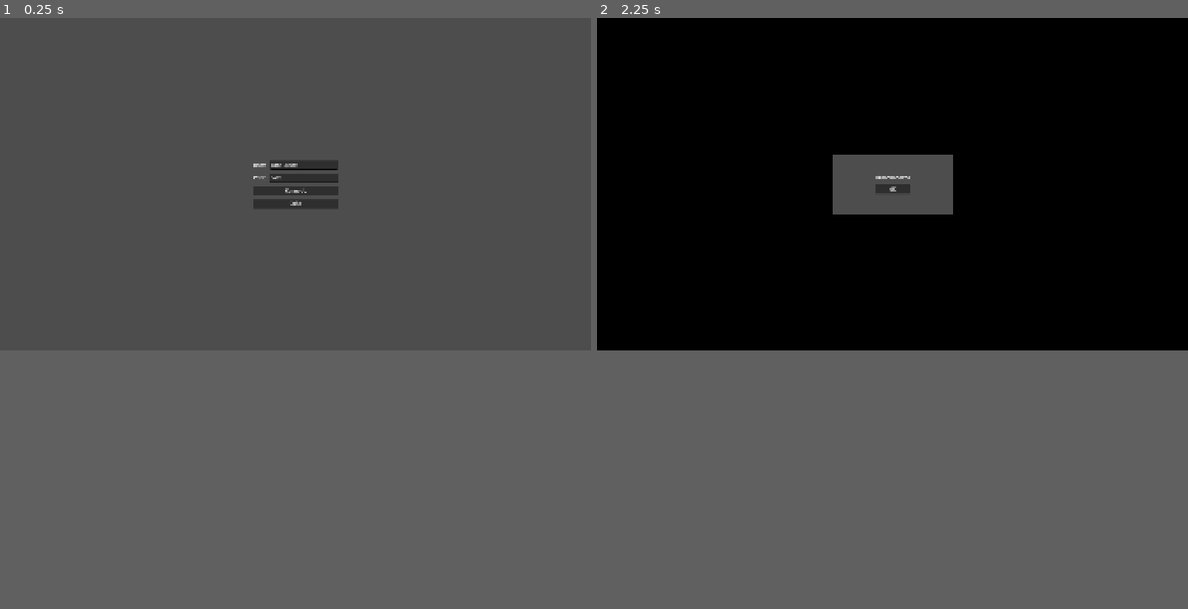
Above: before the commit, frames 1-2 (left to right).
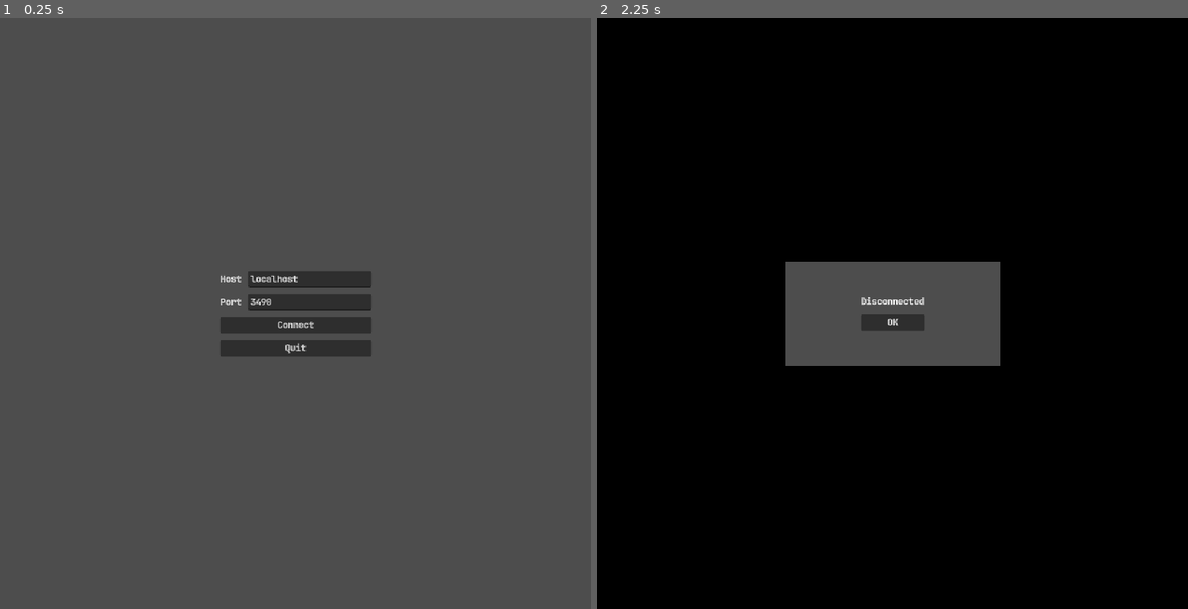
Above: after the commit, the same moments.

Repository: Draradech/NewtonWars3D
Game: Godot game, scene res://main_menu.tscn
Two runs of this game, one before a commit and one after it. Both use one fixed random seed, a clock stepped at 60 frames per second and the inputs below.
Inputs:
- Up to frame 1 (0.25 s): no input
- Up to frame 2 (2.25 s): click "Connect" at 0.5 s; click "OK" at 1.25 s; click "Connect" at 2 s
In our replay, the window is 800x450 before the commit and 800x800 after it. These sizes can differ from the game's own. Grey fills any space a smaller window leaves; there, only what the larger window draws over its background counts as a difference.

The runs differ from the first frame. In frame 1, 3.3% of the frame differs, in the area x 37-63%, y 24-58%; in frame 2, 8.5%, in the area x 31-69%, y 23-59%.

Commit message:
more appropriate UI scaling on less wide screens

Diff:
--- a/client/project.godot
+++ b/client/project.godot
@@ -24,9 +24,11 @@
 
 [display]
 
-window/size/viewport_width=1920
+window/size/viewport_width=1080
 window/size/viewport_height=1080
 window/size/mode=4
+window/size/window_width_override=1280
+window/size/window_height_override=720
 window/stretch/mode="canvas_items"
 window/stretch/aspect="expand"
 
--- a/client/space.gd
+++ b/client/space.gd
@@ -61,3 +61,6 @@
 
 func input_blocked() -> bool:
 	return $MenuContainer.visible or $DisconnectMessage.visible
+
+func _on_spin_box_value_changed(value: float) -> void:
+	get_tree().root.content_scale_factor = value
--- a/client/space.tscn
+++ b/client/space.tscn
@@ -116,7 +116,7 @@
 offset_left = -195.0
 offset_top = -95.0
 offset_right = 195.0
-offset_bottom = 95.0
+offset_bottom = 138.0
 grow_horizontal = 2
 grow_vertical = 2
 theme_override_styles/panel = SubResource("StyleBoxFlat_w5eul")
@@ -161,6 +161,17 @@
 min_value = 1.0
 max_value = 20.0
 value = 2.0
+
+[node name="Label" type="Label" parent="MenuContainer/Background/VBox/GridContainer"]
+layout_mode = 2
+text = "UI scale"
+
+[node name="SpinBox" type="SpinBox" parent="MenuContainer/Background/VBox/GridContainer"]
+layout_mode = 2
+min_value = 0.5
+max_value = 2.0
+step = 0.1
+value = 1.0
 
 [node name="Disconnect" type="Button" parent="MenuContainer/Background/VBox"]
 layout_mode = 2
@@ -228,6 +239,7 @@
 layout_mode = 2
 text = "OK"
 
+[connection signal="value_changed" from="MenuContainer/Background/VBox/GridContainer/SpinBox" to="." method="_on_spin_box_value_changed"]
 [connection signal="pressed" from="MenuContainer/Background/VBox/Disconnect" to="." method="_on_disconnect_pressed"]
 [connection signal="pressed" from="MenuContainer/Background/VBox/Continue" to="." method="_on_continue_pressed"]
 [connection signal="pressed" from="DisconnectMessage/Background/VBox/Disconnect" to="." method="_on_disconnect_pressed"]
